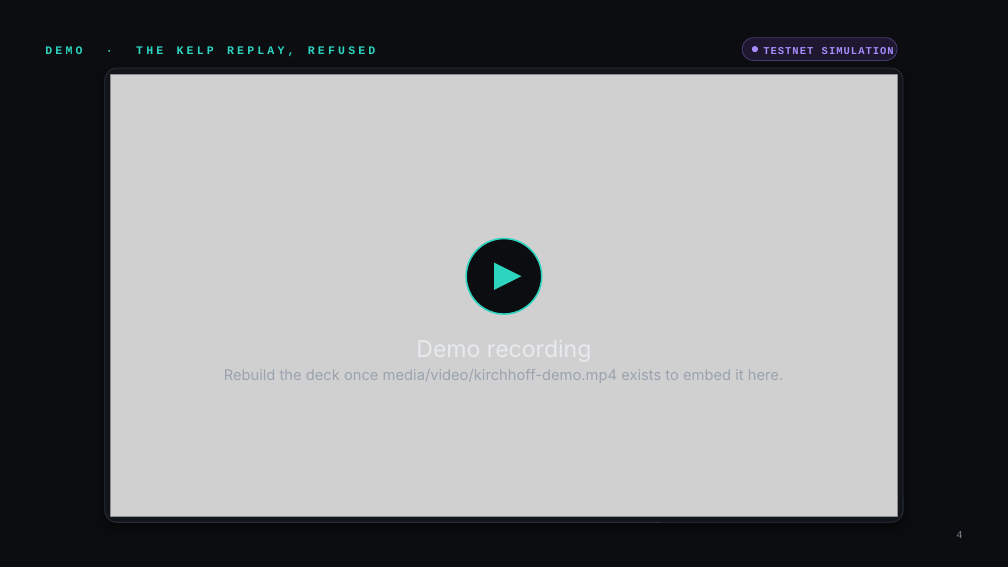
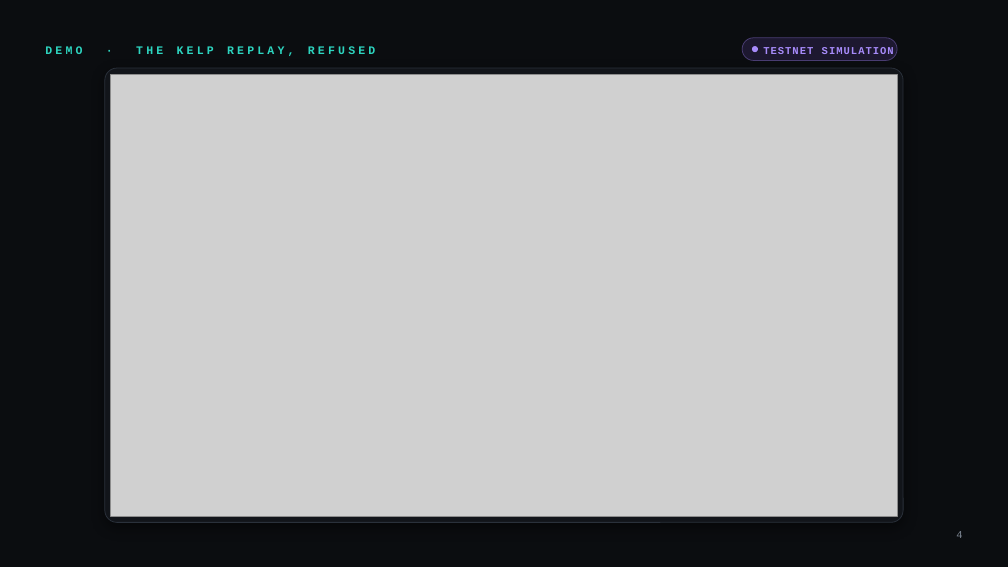
Before and after one commit to Adwaitbytes/kirchhoff-ccv, a slide deck: slide 4 of media/deck/KIRCHHOFF.pptx. Drawn at 1008x567 pixels with LibreOffice and Linux fonts; fonts in the diff are those of the drawing; grey boxes stand for pictures; background and template pictures are left out. Boxes give left, top, right and bottom in pixels: in the first picture for what was removed or moved away, otherwise in the second. Text is boxed around its words. In the diff, an @@ line names an element or a change of style, - is before the commit and + after.

Commit message:
Deck: embed the testnet Kelp Replay take

```diff
--- a/media/deck/KIRCHHOFF.pptx
+++ b/media/deck/KIRCHHOFF.pptx
@@ ellipse removed at bbox=[467, 238, 542, 314] @@
@@ triangle removed at bbox=[495, 263, 522, 290] @@
@@ text removed at bbox=[111, 331, 898, 363] @@
-Demo recording
@@ text removed at bbox=[224, 369, 783, 383] @@
-Rebuild the deck once media/video/kirchhoff-demo.mp4 exists to embed it here.
```
Also in this commit, not shown: 1 other slide changed.
